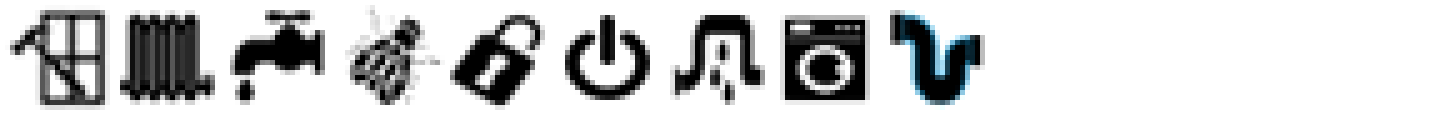
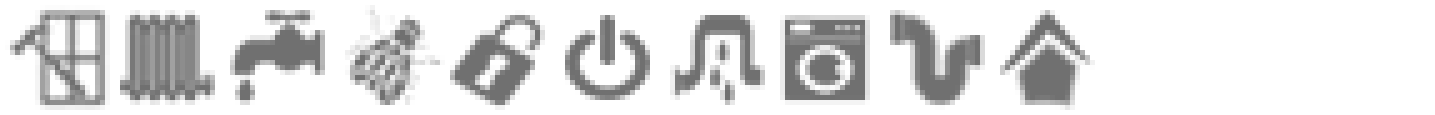
Revision of a layered 1435 × 115 image; what changed, layer by layer:
"Layer 10": opacity 100% → 56%, painted on it over [10, 5, 1095, 110]
removed layer "Layer 9" (was multiply) over [780, 15, 870, 105]
removed layer "Layer 8" (was multiply) over [670, 10, 765, 105]
removed layer "Layer 7" (was multiply) over [540, 15, 650, 100]
removed layer "Layer 6" (was multiply) over [450, 10, 545, 110]
removed layer "Layer 5" (was multiply) over [345, 5, 455, 105]
removed layer "Layer 4" (was multiply) over [210, 10, 325, 105]
removed layer "Layer 3" (was multiply) over [100, 10, 235, 110]
removed layer "Layer 2" (was multiply) over [10, 5, 185, 110]
